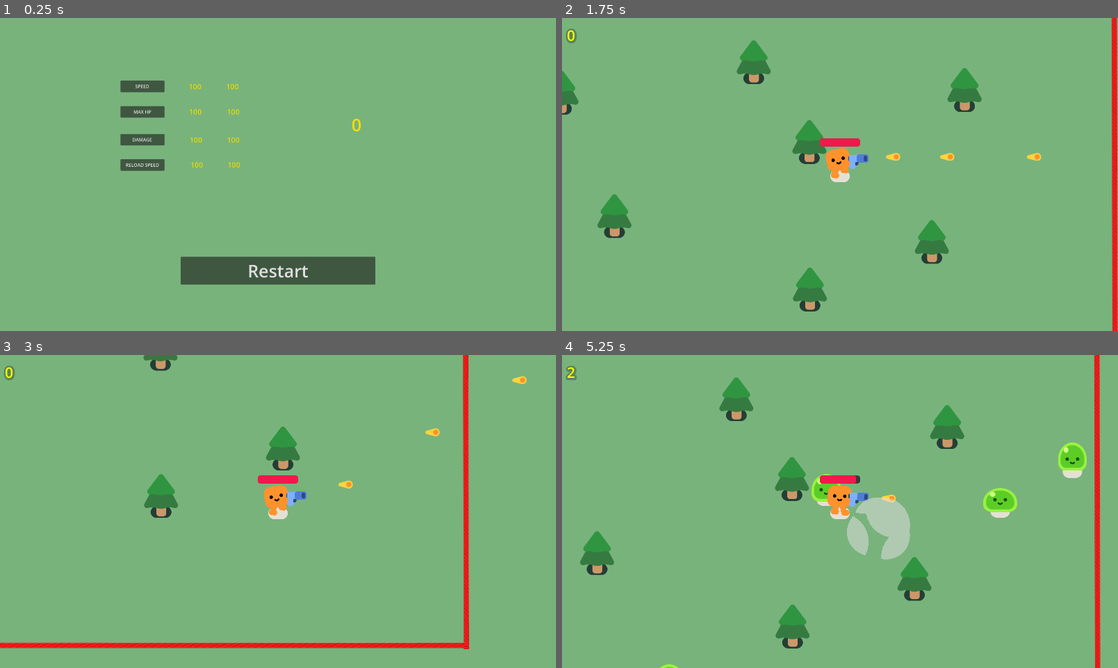
Above: before the commit, frames 1-4 (two rows, left to right).
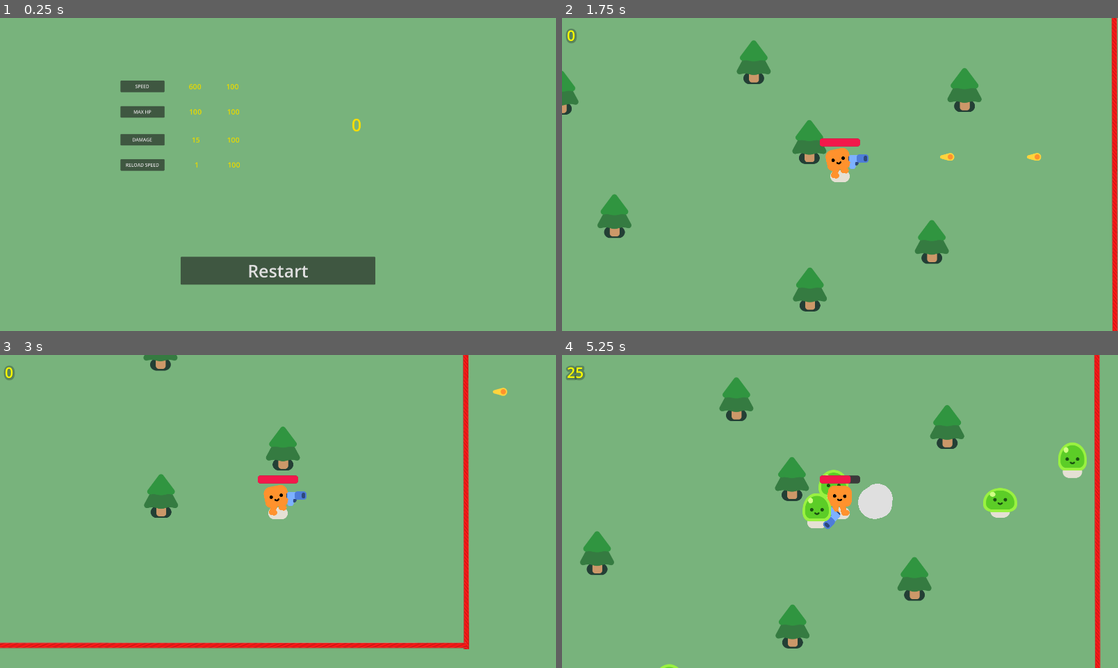
Above: after the commit, the same moments.

Repository: Doronin-git/vampgameGit
Game: Godot game, scene res://shop.tscn
Same seed, same stepped clock (60 frames per second), same inputs: the game is played once before the commit and once after it. This scene is started directly instead of the project's main scene.
Inputs:
- Up to frame 1 (0.25 s): no input
- Up to frame 2 (1.75 s): click "Restart" at 0.5 s; hold D (move_right) from 1.28 s (still down)
- Up to frame 3 (3 s): release D (move_right) at 2.03 s; hold S (move_down) 2.03-2.78 s; hold D (move_right) from 2.78 s (still down)
- Up to frame 4 (5.25 s): release D (move_right) at 3.53 s; hold W (move_up) 3.53-4.28 s; hold A (move_left) from 4.28 s (still down)

The runs differ from the first frame. In frame 1, less than 0.1% of the frame differs, in the area x 34-37%, y 21-48%; in frame 2, less than 0.1%; in frame 3, 0.2%; in frame 4, 2.6%, in the area x 2-63%, y 3-66%.

Commit message:
added upgrades

Diff:
--- a/game.gd
+++ b/game.gd
@@ -18,7 +18,7 @@
 	spawn_mob()
 
 func _on_mob_died():
-	Global.score += 1
+	Global.score += 25
 	score_label.text = str(Global.score) # conect to label
 
 func _on_player_health_deplited():
--- a/global.gd
+++ b/global.gd
@@ -2,11 +2,14 @@
 
 var score = 0
 
-#stats
+#stats player
 var player_speed = 600.0
 var player_damage = 15.0
-var player_attak_rate = 0.5 #todavia no sé como hacerlo
+var player_attak_rate = 1
 var player_max_health = 100.0
+
+
+#mob stats
 var mob_max_health = 30.0
 var mob_speed = 400.0
 
--- a/gun.gd
+++ b/gun.gd
@@ -1,5 +1,6 @@
 extends Area2D
 
+var reload_time = Global.player_attak_rate
 
 func _physics_process(delta):
 	var enemies_in_range = get_overlapping_bodies()
@@ -17,4 +18,5 @@
 
 
 func _on_timer_timeout():
+	%Timer.wait_time = reload_time
 	shoot()
--- a/gun.tscn
+++ b/gun.tscn
@@ -25,6 +25,7 @@
 position = Vector2(26, -10)
 
 [node name="Timer" type="Timer" parent="."]
+unique_name_in_owner = true
 wait_time = 0.307
 autostart = true
 
--- a/mob.gd
+++ b/mob.gd
@@ -20,7 +20,7 @@
 	mob_health -= player_damage
 	%Slime.play_hurt()
 
-	if mob_health == 0:
+	if mob_health <= 0:
 		emit_signal("mob_died")
 		queue_free()
 
--- a/player.gd
+++ b/player.gd
@@ -19,6 +19,6 @@
 	if overlapping.size() > 0:
 		health -= DAMAGE_RATE * overlapping.size() * delta
 		%ProgressBar.value = health
-		%ProgressBar.max_value = 100
+		%ProgressBar.max_value = Global.player_max_health
 		if health <= 0.0:
 			health_deplited.emit()
--- a/shop.gd
+++ b/shop.gd
@@ -1,14 +1,12 @@
 extends Node2D
 
-var speed_upgrade_cost = Global.speed_upgrade_cost
-var hp_upgrade_cost = Global.hp_upgrade_cost
-var damage_upgrade_cost = Global.damage_upgrade_cost
-var reload_upgrade_cost = Global.reload_upgrade_cost
+
 
 func havemoney(upgrade_cost):
-	if Global.score > upgrade_cost:
+	if Global.score >= upgrade_cost:
 		return true
-
+	else:
+		return false
 
 func _on_restart_pressed():
 	get_tree().change_scene_to_file("res://game.tscn")
@@ -16,20 +14,51 @@
 
 func _ready():
 	%Shop_money_label.text = str(Global.score)
+	%speed_cost.text = str(Global.speed_upgrade_cost)
+	%actual_speed.text = str(Global.player_speed)
+	%hp_cost.text = str(Global.hp_upgrade_cost)
+	%actual_hp.text = str(Global.player_max_health)
+	%damage_cost.text = str(Global.damage_upgrade_cost)
+	%actual_damage.text = str(Global.player_damage)
+	%reload_cost.text = str(Global.reload_upgrade_cost)
+	%actual_reload.text = str(Global.player_attak_rate)
 
 
 func _on_upgrade_speed_pressed() -> void:
-	pass
-
+	if havemoney(Global.speed_upgrade_cost) == true:
+		Global.player_speed += 30
+		Global.score -= Global.speed_upgrade_cost
+		Global.speed_upgrade_cost += 40
+		%Shop_money_label.text = str(Global.score)
+		%speed_cost.text = str(Global.speed_upgrade_cost)
+		%actual_speed.text = str(Global.player_speed)
 
 
 func _on_upgrade_hp_pressed() -> void:
-	pass # Replace with function body.
+	if havemoney(Global.hp_upgrade_cost) == true:
+		Global.player_max_health += 10
+		Global.score -= Global.hp_upgrade_cost
+		Global.hp_upgrade_cost += 40
+		%Shop_money_label.text = str(Global.score)
+		%hp_cost.text = str(Global.hp_upgrade_cost)
+		%actual_hp.text = str(Global.player_max_health)
 
 
 func _on_upgrade_damage_pressed() -> void:
-	pass # Replace with function body.
+	if havemoney(Global.damage_upgrade_cost) == true:
+		Global.player_damage += 2.0
+		Global.score -= Global.damage_upgrade_cost
+		Global.damage_upgrade_cost += 40
+		%Shop_money_label.text = str(Global.score)
+		%damage_cost.text = str(Global.damage_upgrade_cost)
+		%actual_damage.text = str(Global.player_damage)
 
 
 func _on_upgrade_reload_pressed() -> void:
-	pass # Replace with function body.
+	if havemoney(Global.reload_upgrade_cost) == true:
+		Global.player_attak_rate -= 0.05
+		Global.score -= Global.reload_upgrade_cost
+		Global.reload_upgrade_cost += 50
+		%Shop_money_label.text = str(Global.score)
+		%reload_cost.text = str(Global.reload_upgrade_cost)
+		%actual_reload.text = str(Global.player_attak_rate)
